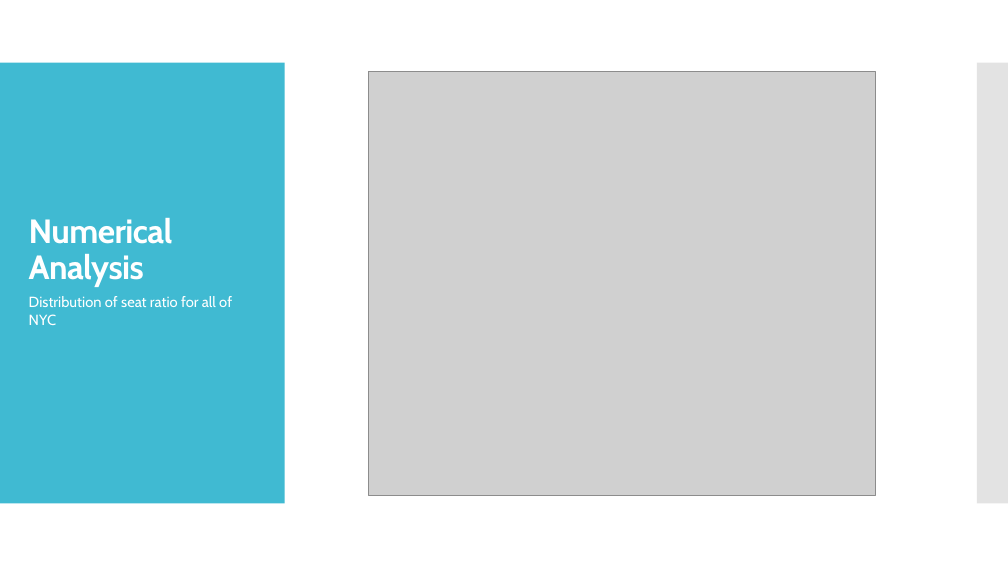
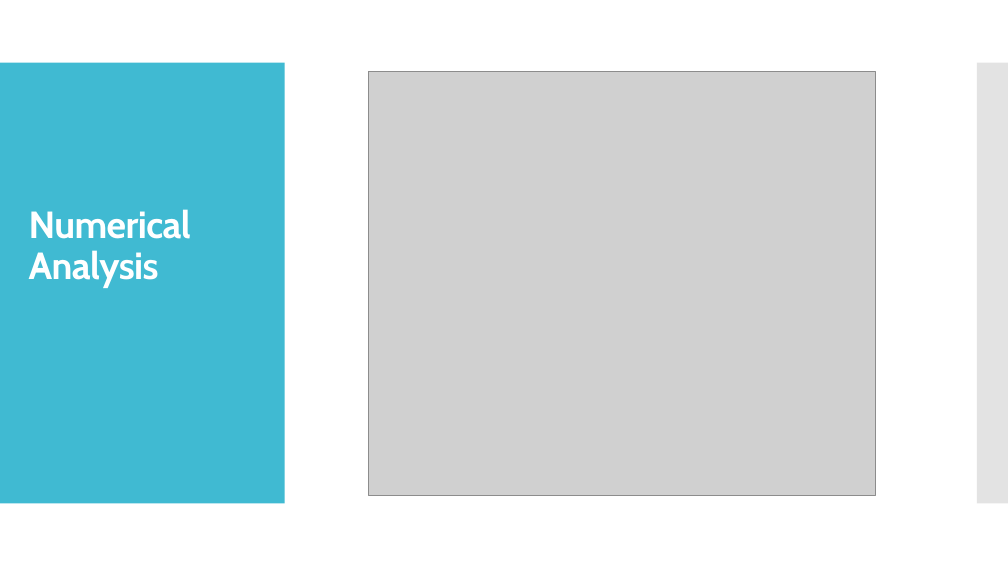
Before and after one commit to jwattier/nycdsa_shiny_proj, a slide deck: slide 11 of presentation/Little Rascals PK Schools in NYC.pptx. Drawn at 1008x567 pixels with LibreOffice and Linux fonts; fonts in the diff are those of the drawing; grey boxes stand for pictures. Boxes give left, top, right and bottom in pixels: in the first picture for what was removed or moved away, otherwise in the second. Text is boxed around its words. In the diff, an @@ line names an element or a change of style, - is before the commit and + after.

```diff
--- a/presentation/Little Rascals PK Schools in NYC.pptx
+++ b/presentation/Little Rascals PK Schools in NYC.pptx
@@ title "Numerical Analysis" at [29, 209, 191, 288]: size 32 to 36 pt @@
@@ text removed at [29, 296, 232, 325] @@
-Distribution of seat ratio for all of NYC
```
Also in this commit, not shown: 6 other slides changed.
